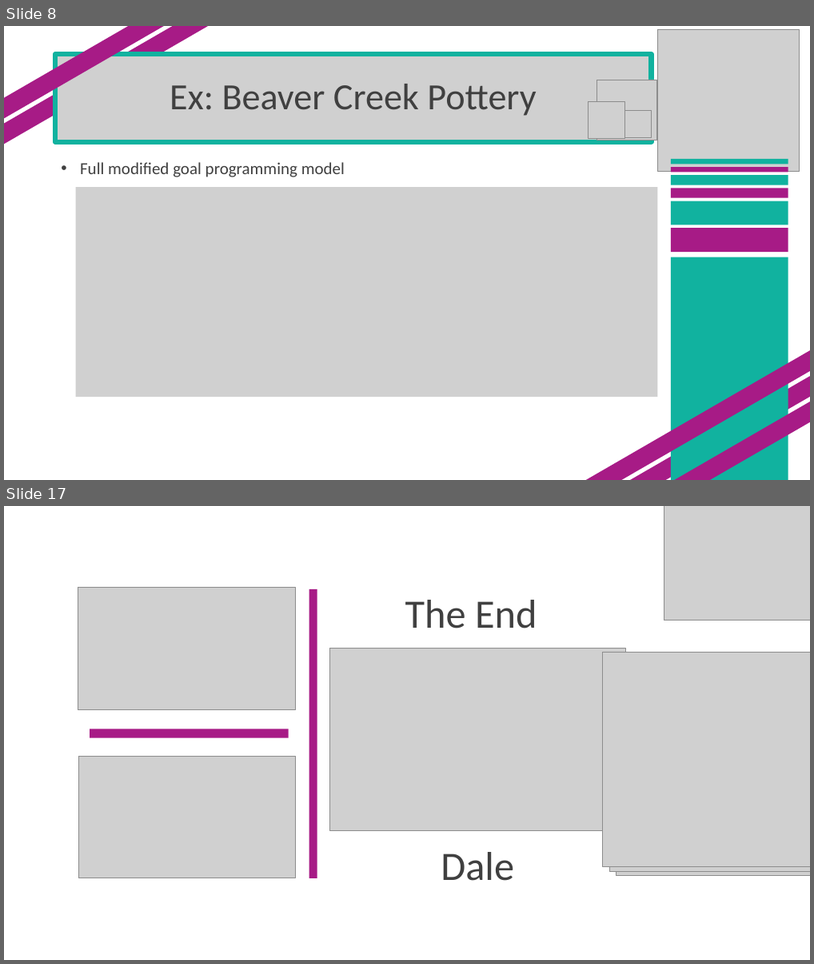
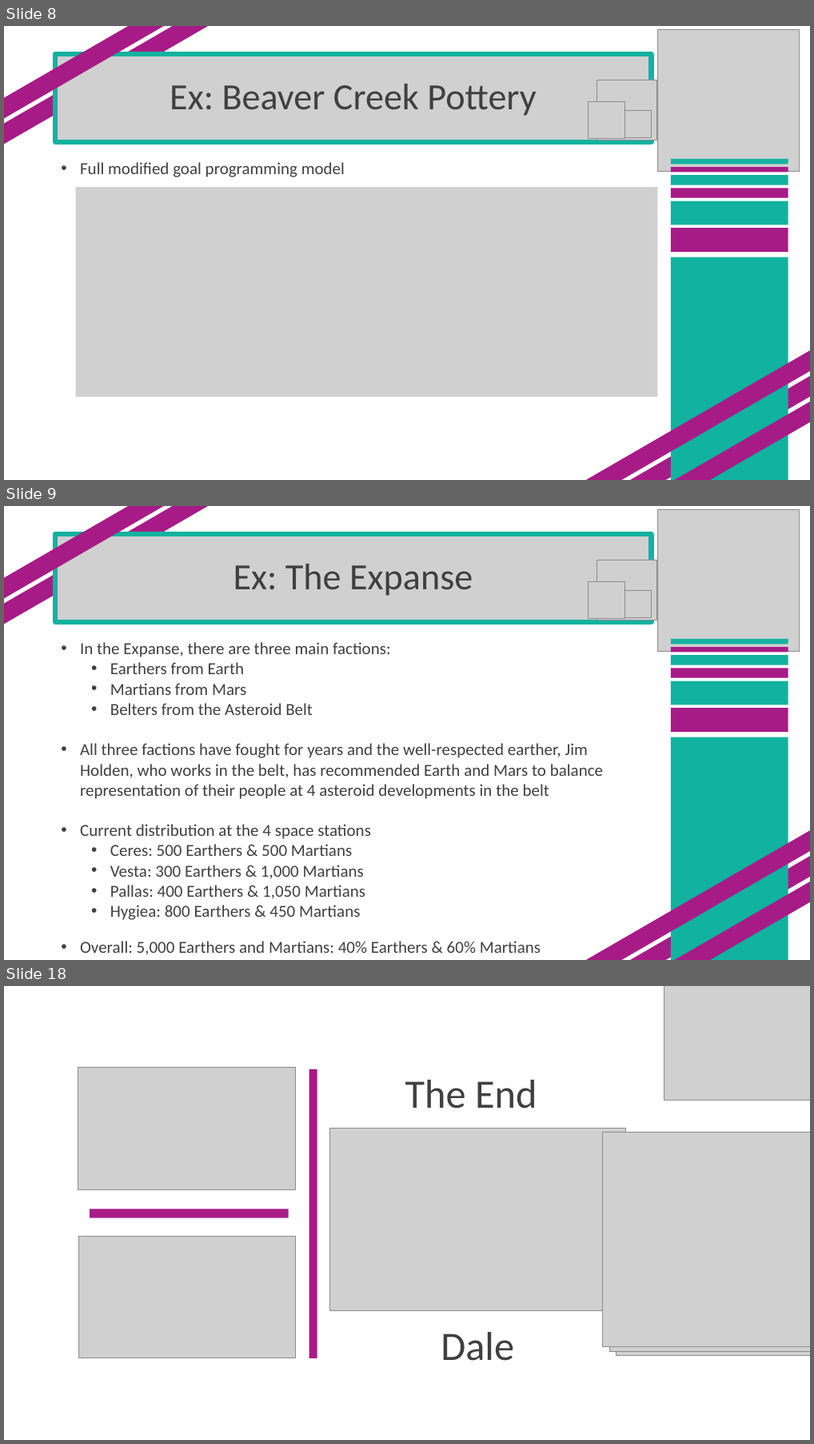
Before and after one commit to SuperMarioGiacomazzo/STOR305_WEBSITE, a slide deck: Lectures/Lecture 16/Lecture 16.pptx. Shown one above the other, each under a label of ours: slides 8 and 17 before the commit, slides 8, 9 and 18 after it; the slides between them are not shown. The pictures are 814x964 and 814x1444 pixels, drawn with LibreOffice and Linux fonts; fonts in the diff are those of the drawing; grey boxes stand for pictures. Boxes give left, top, right and bottom in pixels: in the first picture for what was removed or moved away, otherwise in the second. Text is boxed around its words. In the diff, an @@ line names an element or a change of style, - is before the commit and + after.

```diff
--- a/Lectures/Lecture 16/Lecture 16.pptx
+++ b/Lectures/Lecture 16/Lecture 16.pptx
@@ slide 9 added at (4,506,810,960), background #FFFFFF @@
@@ rectangle added at (4,506,218,634), fill #A71B86 @@
@@ rectangle added at (4,506,206,614), fill #A71B86 @@
@@ picture added at (658,509,799,651) @@
@@ picture added at (55,535,652,621) @@
@@ title added at (55,534,652,621), outline #11B29F 6 pt, 44 pt, text #404040 @@
+Ex: The Expanse
@@ picture added at (597,560,658,620) @@
@@ picture added at (588,582,625,618) @@
@@ picture added at (626,591,652,617) @@
@@ text added at (80,642,603,955), 20 pt, text #404040 @@
+• In the Expanse, there are three main factions:
+  • Earthers from Earth
+  • Martians from Mars
+  • Belters from the Asteroid Belt
+• All three factions have fought for years and the well-respected earther, Jim Holden, who works in the belt, has recommended Earth and Mars to balance representation of their people at 4 asteroid developments in the belt
+• Current distribution at the 4 space stations
+  • Ceres: 500 Earthers & 500 Martians
+  • Vesta: 300 Earthers & 1,000 Martians
+  • Pallas: 400 Earthers & 1,050 Martians
+  • Hygiea: 800 Earthers & 450 Martians
+• Overall: 5,000 Earthers and Martians: 40% Earthers & 60% Martians
@@ rectangle added at (671,639,789,644), fill #11B29F @@
@@ rectangle added at (671,647,789,652), fill #A71B86 @@
@@ rectangle added at (671,655,789,664), fill #11B29F @@
@@ rectangle added at (671,668,789,678), fill #A71B86 @@
@@ rectangle added at (671,681,789,705), fill #11B29F @@
@@ rectangle added at (671,708,789,732), fill #A71B86 @@
@@ rectangle added at (671,737,789,960), fill #11B29F @@
@@ rectangle added at (567,814,810,960), fill #A71B86 @@
@@ rectangle added at (618,833,810,960), fill #A71B86 @@
@@ rectangle added at (630,852,810,960), fill #A71B86 @@
@@ what was slide 17 is now slide 18 @@
```
Also in this commit, not shown: 7 slides changed, 1 other slide added, 1 slide removed, 6 other files.
